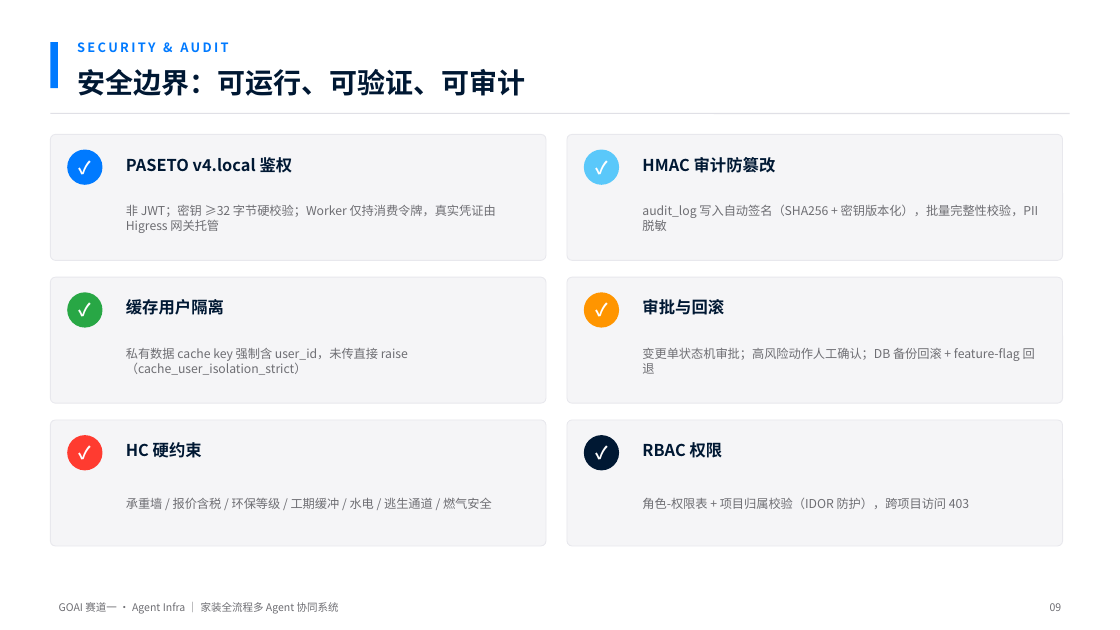
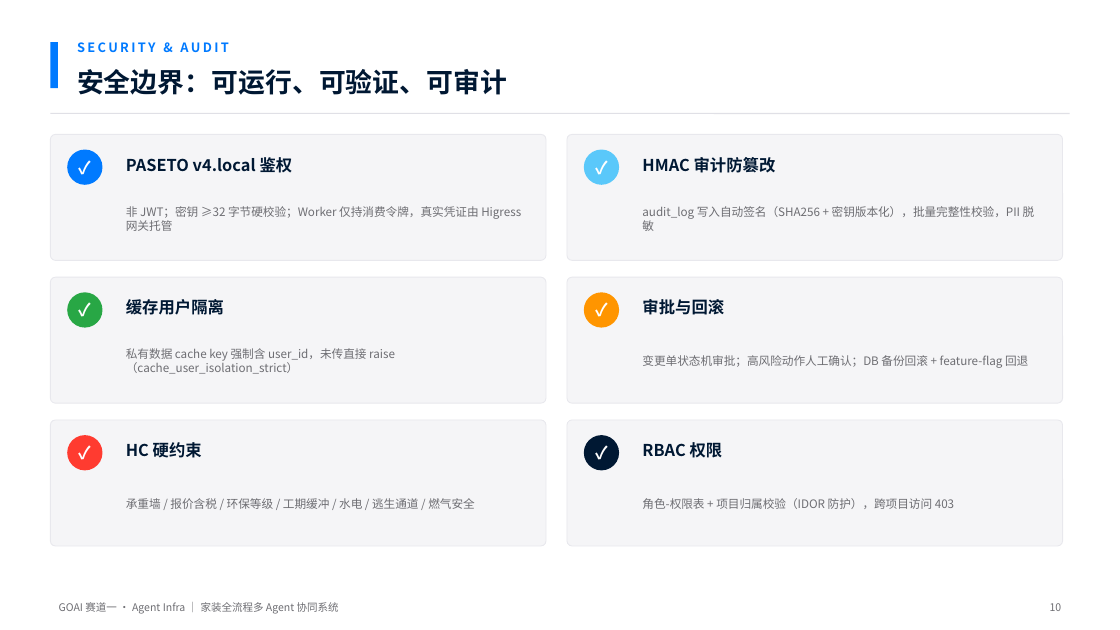
Before and after one commit to SUOKE2024/i-home.life, a slide deck: slide 10 of goai-agent-infra/ppt/GOAI初赛-家装全流程多Agent协同系统.pptx (slide 9 before the commit). Drawn at 1120x630 pixels with LibreOffice and Linux fonts; fonts in the diff are those of the drawing. Boxes give left, top, right and bottom in pixels: in the first picture for what was removed or moved away, otherwise in the second. Text is boxed around its words. In the diff, an @@ line names an element or a change of style, - is before the commit and + after.

Commit message:
docs(goai): 初赛材料 v2 — 基于索克家居真实能力全景 + 2026 行业进展
- 作品简介/方案：23 Agent + 60 API + 90 Service 全流程真实能力
  （总控编排/AR测量/设计域/VR/CAD/BIM/语音/智能家居）
- PPT 升级 13 页：行业背景（2026白皮书空间智能三能力+竞品对标）
  + 能力全景 + Orchestrator×AgentTeams 映射 + 设计域交付物
- Agent Identity 清单扩展至 8 Worker ↔ 真实 Agent 映射

```diff
--- a/goai-agent-infra/ppt/GOAI初赛-家装全流程多Agent协同系统.pptx
+++ b/goai-agent-infra/ppt/GOAI初赛-家装全流程多Agent协同系统.pptx
@@ text "安全边界：可运行、可验证、可审计" at <box>77,69,507,95</box>: size 24 to 23 pt @@
@@ size 10.5 to 10 pt in 6 elements at <box>126,206,521,231</box>, <box>642,206,1035,231</box>, <box>126,348,395,374</box>, <box>642,355,1028,368</box>, <box>126,498,475,509</box>, <box>642,498,954,509</box> @@
@@ text at <box>1050,603,1062,611</box>: text changed @@
-09
+10
```
Also in this commit, not shown: 6 other slides changed, 6 slides added, 5 slides removed, 4 other files.
